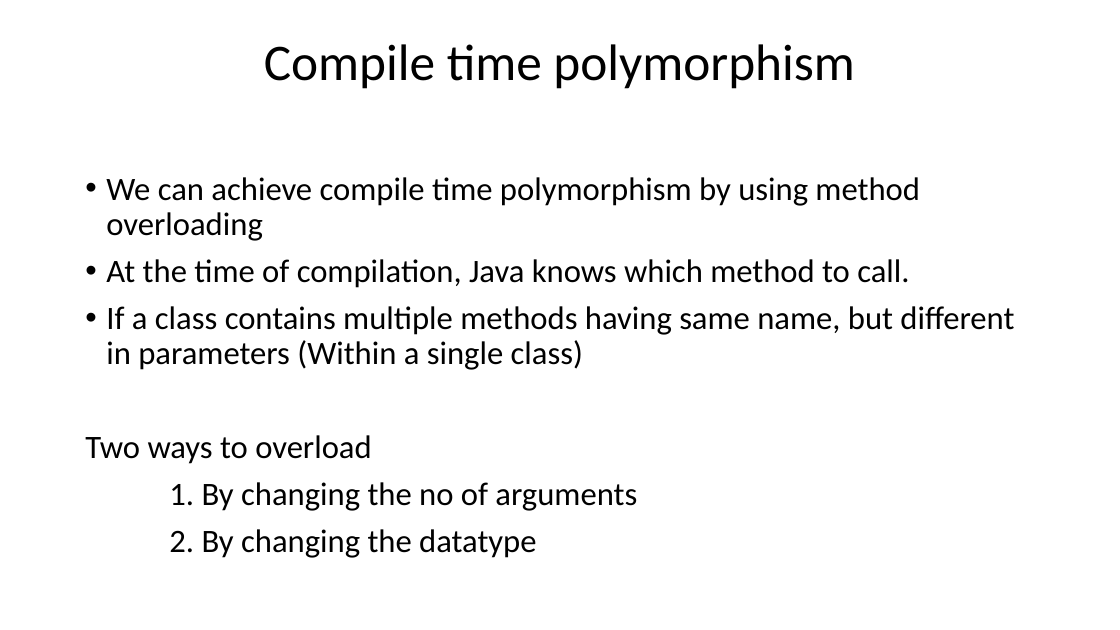
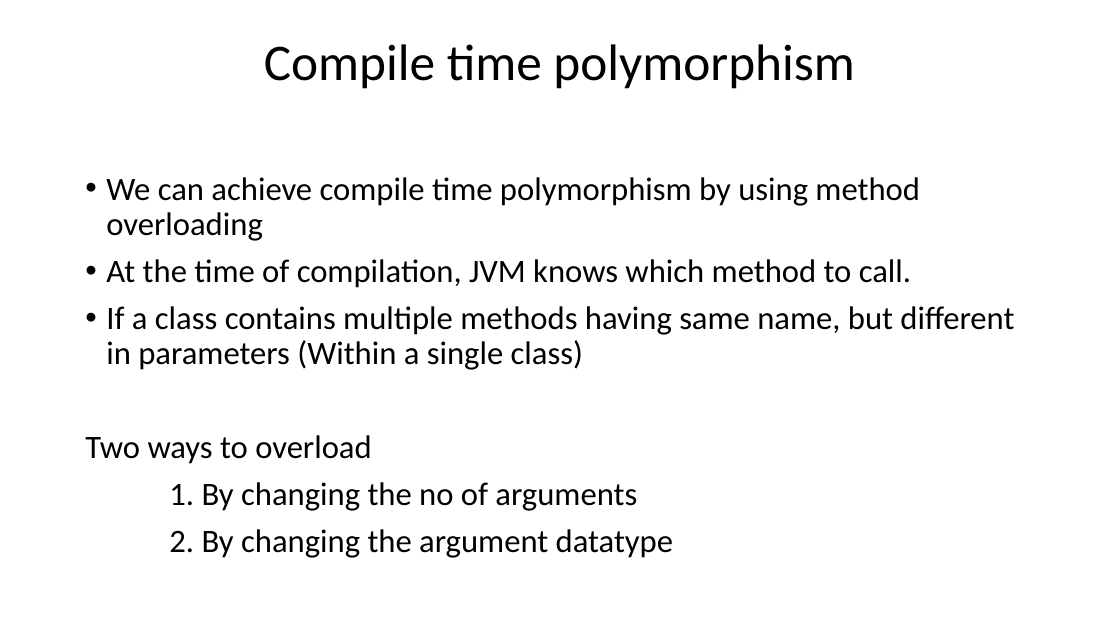
Before and after one commit to bmvenkat25/JavaIntermediatePractice, a slide deck: slide 2 of src/main/java/Polymorphism/Polymorphism.pptx. Drawn at 1120x630 pixels with LibreOffice and Linux fonts; fonts in the diff are those of the drawing. Boxes give left, top, right and bottom in pixels: in the first picture for what was removed or moved away, otherwise in the second. Text is boxed around its words. In the diff, an @@ line names an element or a change of style, - is before the commit and + after.

Commit message:
Polymorphism

```diff
--- a/src/main/java/Polymorphism/Polymorphism.pptx
+++ b/src/main/java/Polymorphism/Polymorphism.pptx
@@ text at bbox=[106, 259, 911, 288]: text changed @@
-• At the time of compilation, Java knows which method to call.
+• At the time of compilation, JVM knows which method to call.
@@ text at bbox=[169, 529, 673, 558]: text changed @@
-2. By changing the datatype
+2. By changing the argument datatype
```
Also in this commit, not shown: 1 other slide changed, 1 other file.
